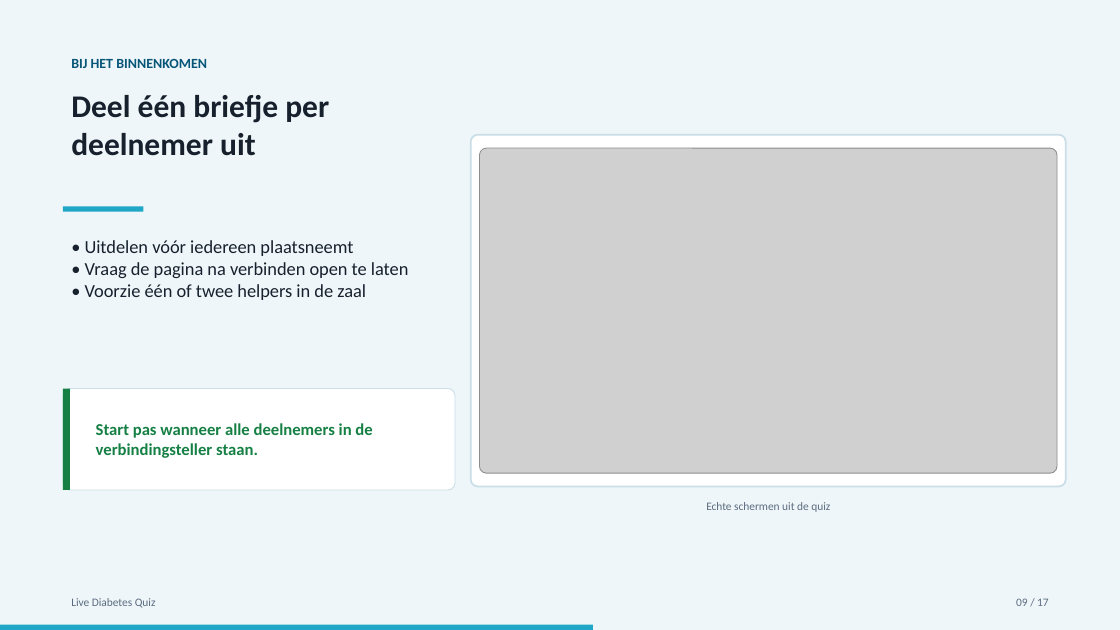
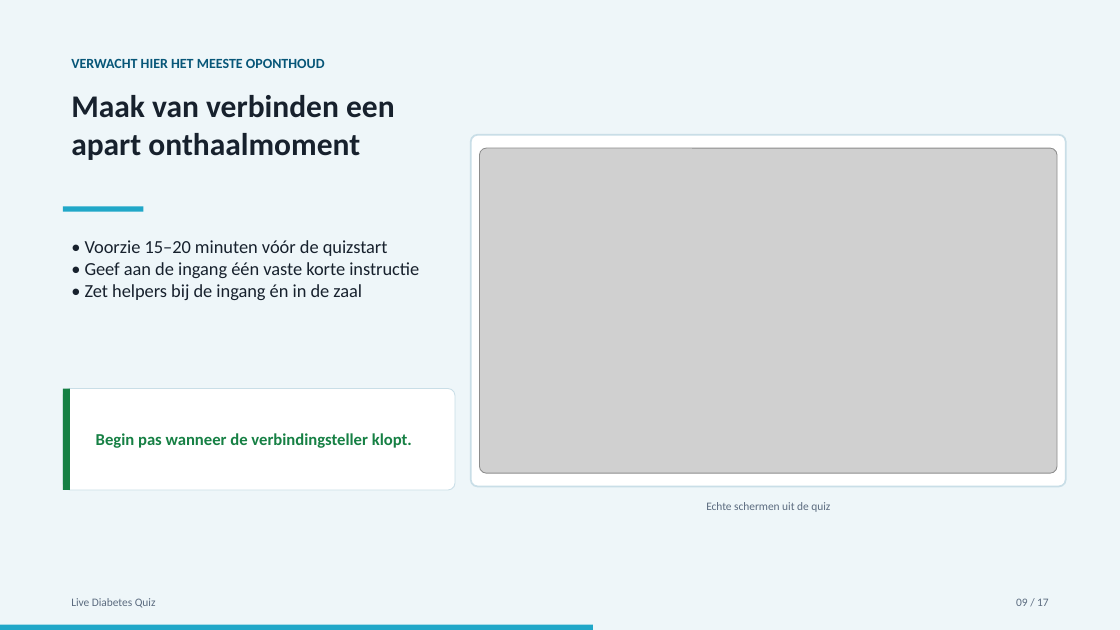
Before and after one commit to Fredje4711/live-diabetes-quiz, a slide deck: slide 9 of video-handleiding/Live-Diabetes-Quiz-storyboard.pptx. Drawn at 1120x630 pixels with LibreOffice and Linux fonts; fonts in the diff are those of the drawing; grey boxes stand for pictures. Boxes give left, top, right and bottom in pixels: in the first picture for what was removed or moved away, otherwise in the second. Text is boxed around its words. In the diff, an @@ line names an element or a change of style, - is before the commit and + after.

Commit message:
Verduidelijk vooraf afdrukken en verbinding maken

```diff
--- a/video-handleiding/Live-Diabetes-Quiz-storyboard.pptx
+++ b/video-handleiding/Live-Diabetes-Quiz-storyboard.pptx
@@ text at [71,59,325,68]: text changed @@
-BIJ HET BINNENKOMEN
+VERWACHT HIER HET MEESTE OPONTHOUD
@@ text at [71,95,395,160]: text changed @@
-Deel één briefje per deelnemer uit
+Maak van verbinden een apart onthaalmoment
@@ text at [85,240,419,300]: text changed @@
-• Uitdelen vóór iedereen plaatsneemt
-• Vraag de pagina na verbinden open te laten
-• Voorzie één of twee helpers in de zaal
+• Voorzie 15–20 minuten vóór de quizstart
+• Geef aan de ingang één vaste korte instructie
+• Zet helpers bij de ingang én in de zaal
@@ text at [96,433,412,448]: text changed @@
-Start pas wanneer alle deelnemers in de verbindingsteller staan.
+Begin pas wanneer de verbindingsteller klopt.
```
Also in this commit, not shown: 7 other slides changed, 6 other files.
